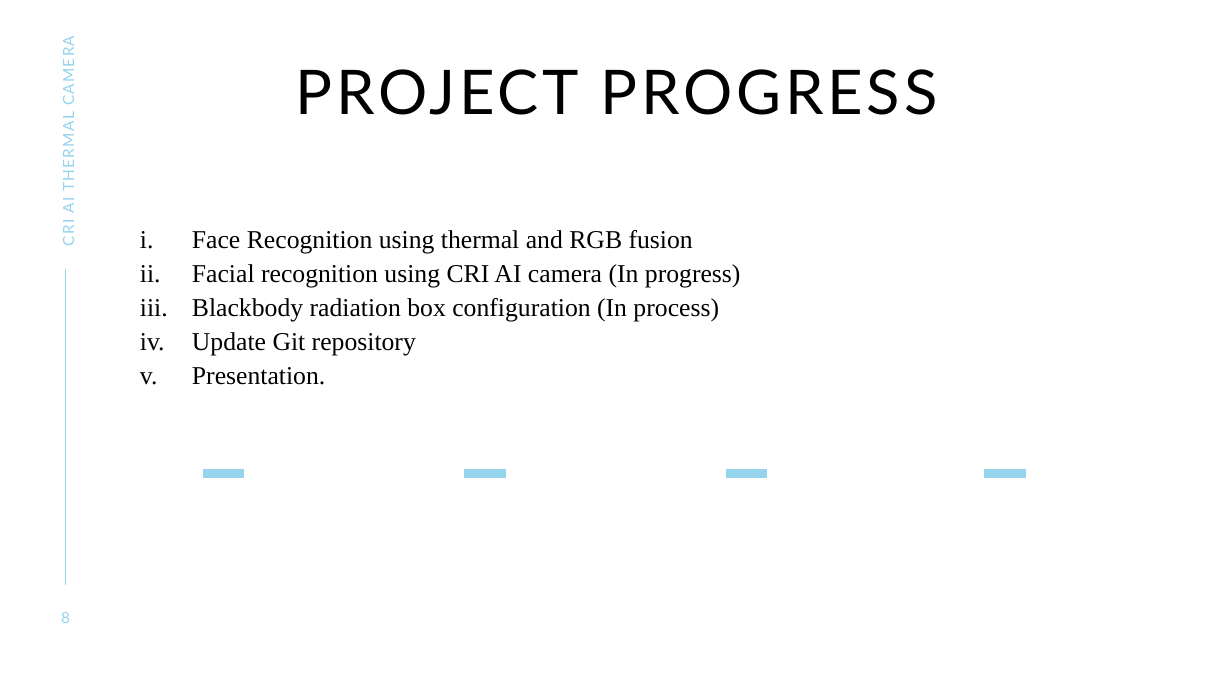
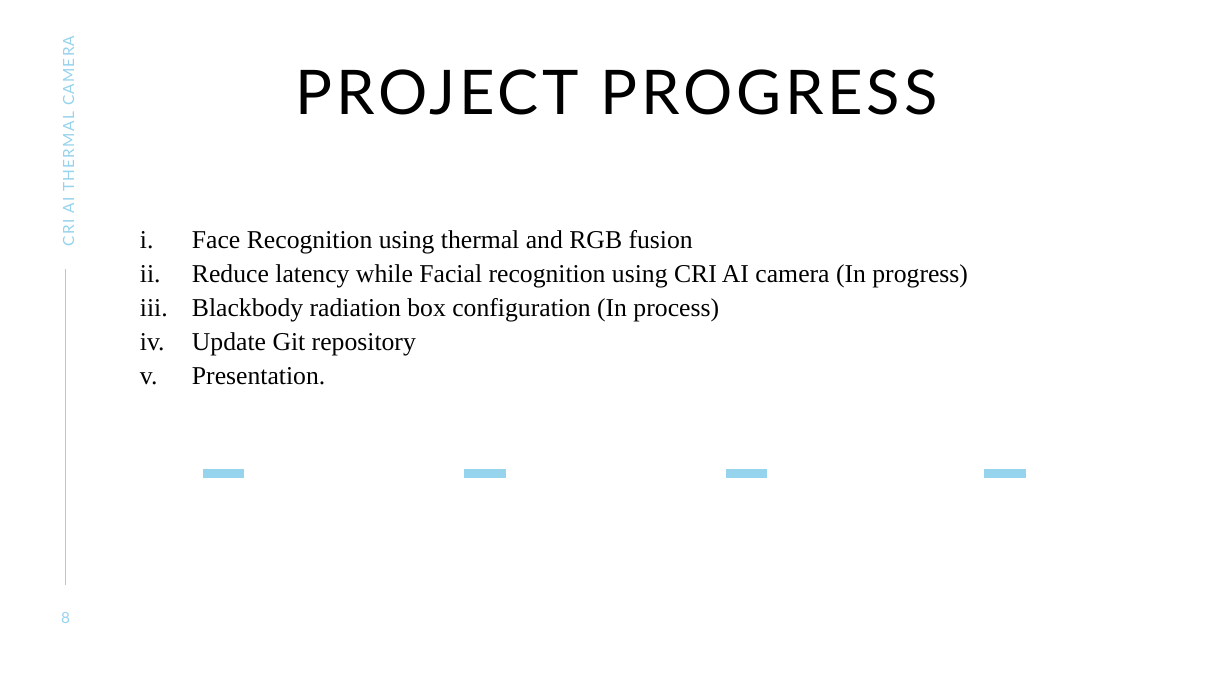
Before and after one commit to tilakpandya/Face_Recognition_Using_Thermal_Images, a slide deck: slide 8 of Presentations/CRI_AI_Camera_Week_9.pptx. Drawn at 1232x693 pixels with LibreOffice and Linux fonts; fonts in the diff are those of the drawing. Boxes give left, top, right and bottom in pixels: in the first picture for what was removed or moved away, otherwise in the second. Text is boxed around its words. In the diff, an @@ line names an element or a change of style, - is before the commit and + after.

```diff
--- a/Presentations/CRI_AI_Camera_Week_9.pptx
+++ b/Presentations/CRI_AI_Camera_Week_9.pptx
@@ text at [192,264,968,288]: text changed @@
-  ii. Facial recognition using CRI AI camera (In progress)
+  ii. Reduce latency while Facial recognition using CRI AI camera (In progress)
```
Also in this commit, not shown: 3 other slides changed, 4 other files.
